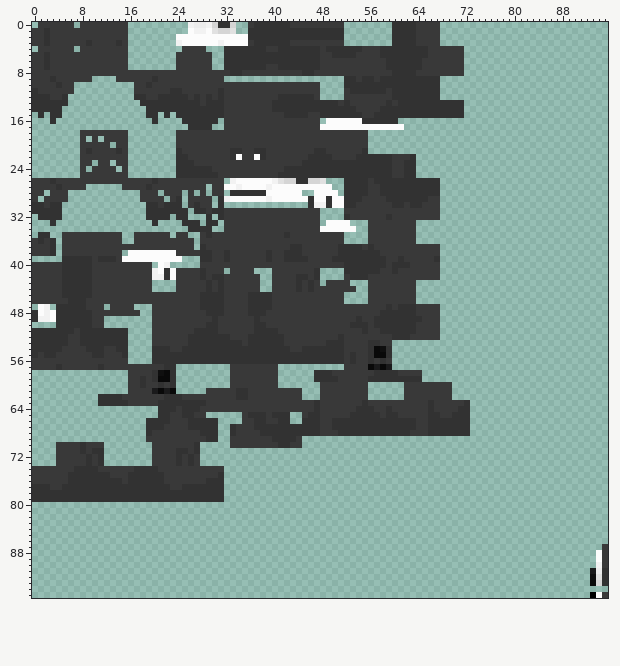
Sprite sheet, stored at src/main/resources/assets/changed/textures/dark_latex_wolf_female.png. Above is the file before it was changed.
The file is 96x96 pixels. Colours within 5 levels of each other are drawn and written as one.
The result:
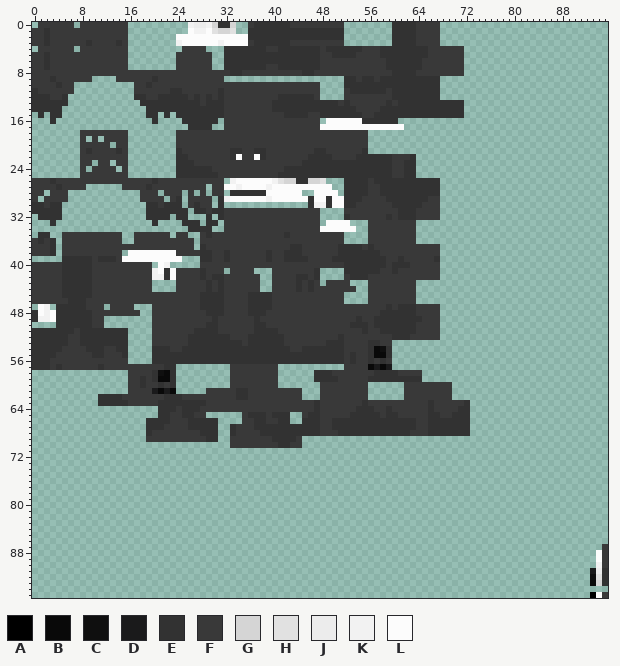
Palette (. is transparent): A #000000  B #090909  C #0f0f0f  D #1a1a1b  E #323232  F #393939  G #d5d5d5  H #e1e1e1  J #ececec  K #f2f2f2  L #fcfcfc
Diff:
@@ x 59..65 @@
 29 EEEEEEE
-30 FEEFEEF
-31 FFFFFFF
-32 EFFFFFF
+30 FEEEEEF
+31 FFEEEFF
+32 EFEEEFF
 33 FFFFF..
@@ x 0..4 @@
 54 EEEEE
-55 EFEEF
-56 FFFFF
-57 FFFFE
+55 EEEEF
+56 EEEFF
+57 EEEFE
 58 .....
@@ x 0..33 @@
 69 ...................FFFFFFFFFFEE..F
-70 ....FFFFEFFF........FFFFFFFE.....F
-71 ....FFFFEFEE........FFFFEEFE......
-72 ....FFFFFEFE........FFFFEFEF......
-73 ....FFFFFEFE........FFFFEFEF......
-74 FFFFFFFEEEEFFFFFFEEEEFFFFFFFFFFF..
-75 FFFFFFEEEEEEEFFFEEEEEEFFFFFFFFFE..
-76 FFFFFFEEEEEEEEEFEEEEEEFFFFFFFEEE..
-77 EEEFFEEEEEEEEEEEEEEEEEEFFEEEEEEE..
-78 EEEEEEEEEEEEEEEEEEEEEEEEEEEEEEEE..
-79 EEEEEEEEEEEEEEEEEEEEEEEEEEEEEEEE..
+70 .................................F
+71 ..................................
+72 ..................................
+73 ..................................
+74 ..................................
+75 ..................................
+76 ..................................
+77 ..................................
+78 ..................................
+79 ..................................
 80 ..................................
Changed places in both pictures, as pixel boxes (x1, y1, x2, y2):
changed: (398, 202, 416, 220)
changed: (32, 352, 50, 370)
erased: (32, 442, 224, 502)
